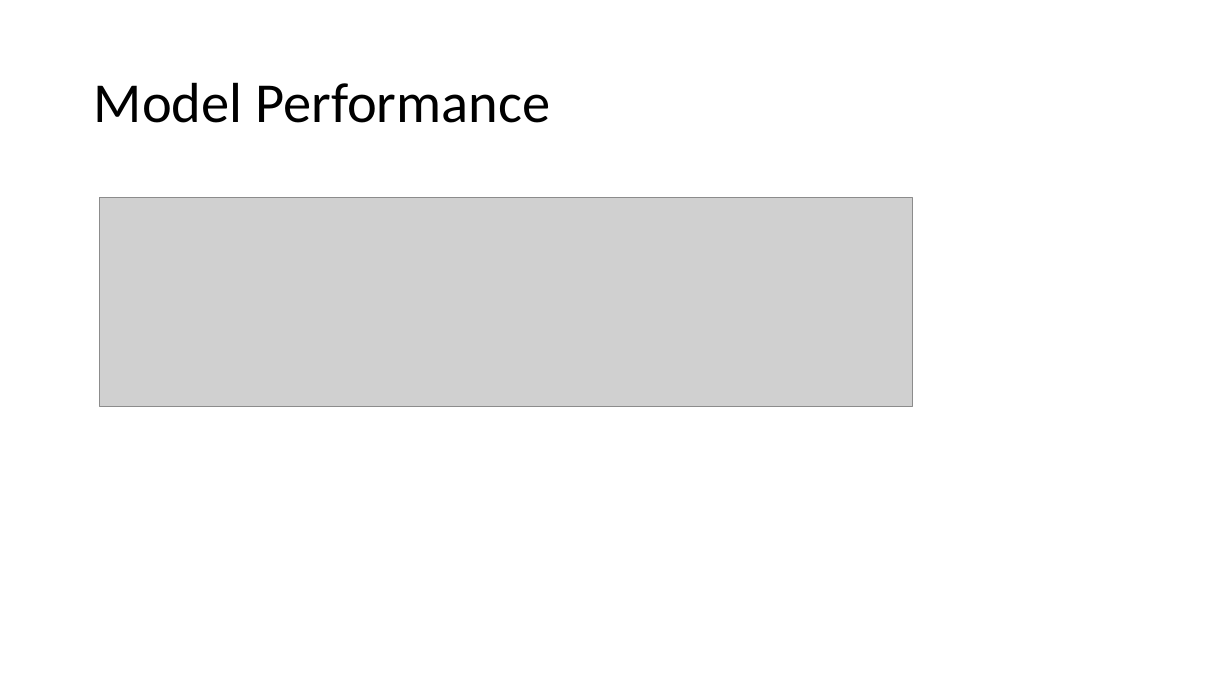
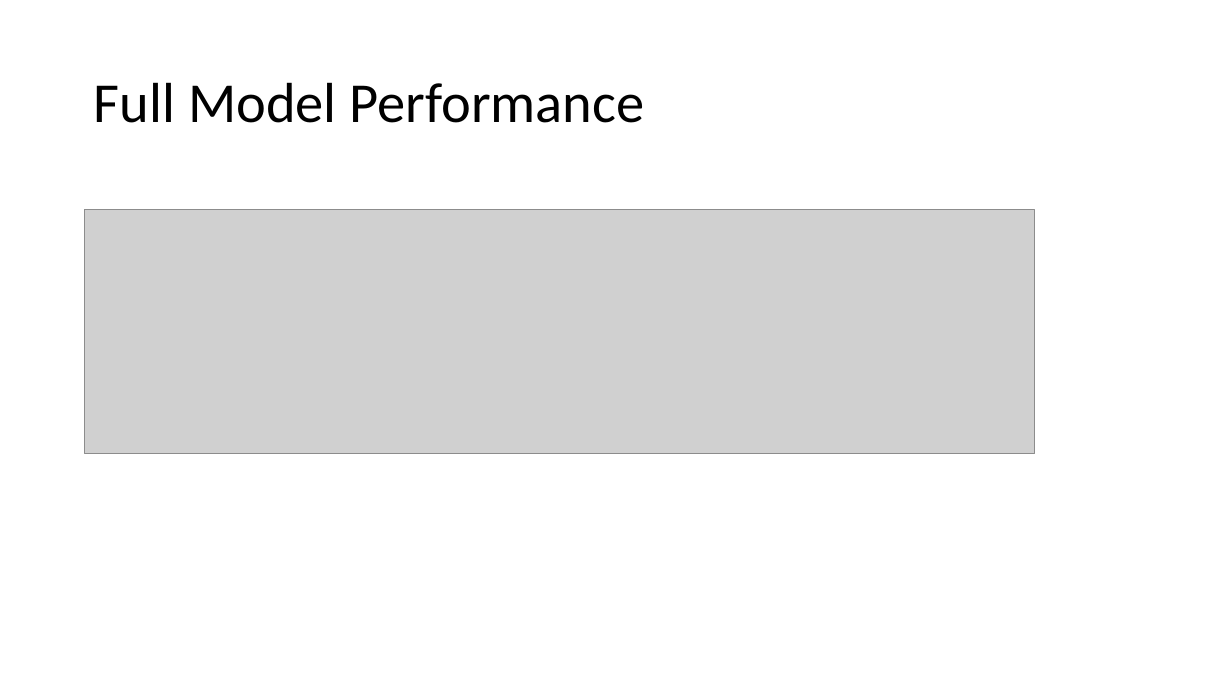
Before and after one commit to benjamin-awd/Subreddit-Classification-with-NLP, a slide deck: slide 21 of Project3.pptx (slide 19 before the commit). Drawn at 1232x693 pixels with LibreOffice and Linux fonts; fonts in the diff are those of the drawing; grey boxes stand for pictures. Boxes give left, top, right and bottom in pixels: in the first picture for what was removed or moved away, otherwise in the second. Text is boxed around its words. In the diff, an @@ line names an element or a change of style, - is before the commit and + after.

```diff
--- a/Project3.pptx
+++ b/Project3.pptx
@@ title at [94, 82, 645, 123]: text changed @@
-Model Performance
+Full Model Performance
@@ picture: place and size @@
-picture at [100, 198, 913, 407]
+picture at [85, 210, 1035, 454]
```
Also in this commit, not shown: 7 other slides changed, 3 slides added, 1 other file.
